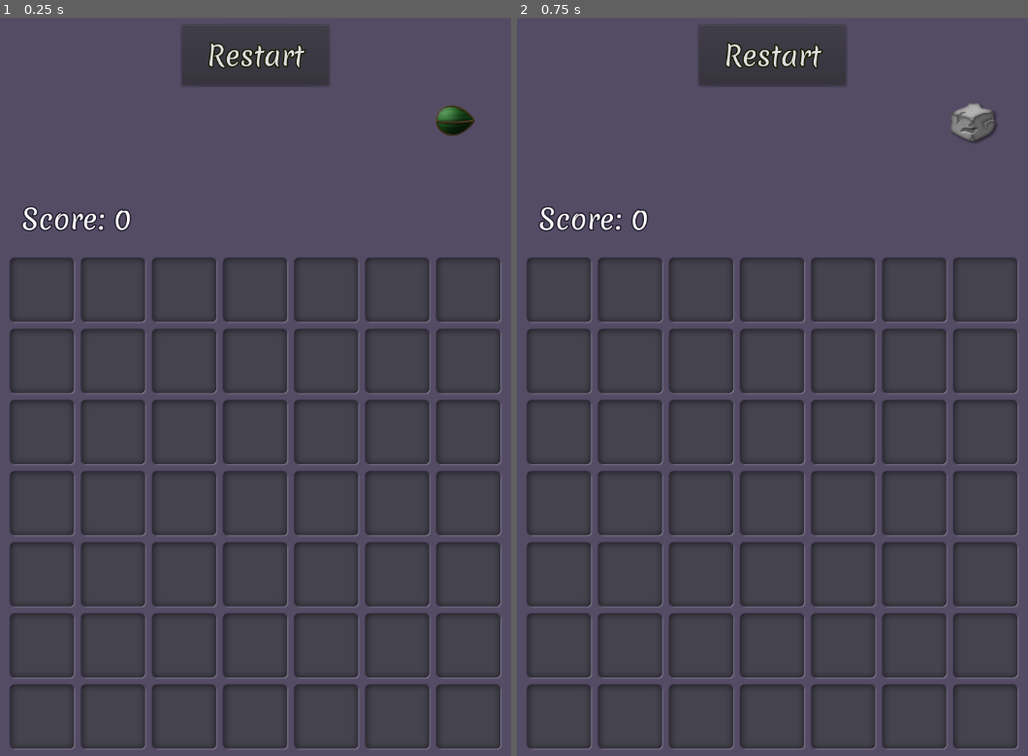
Above: before the commit, frames 1-2 (left to right).
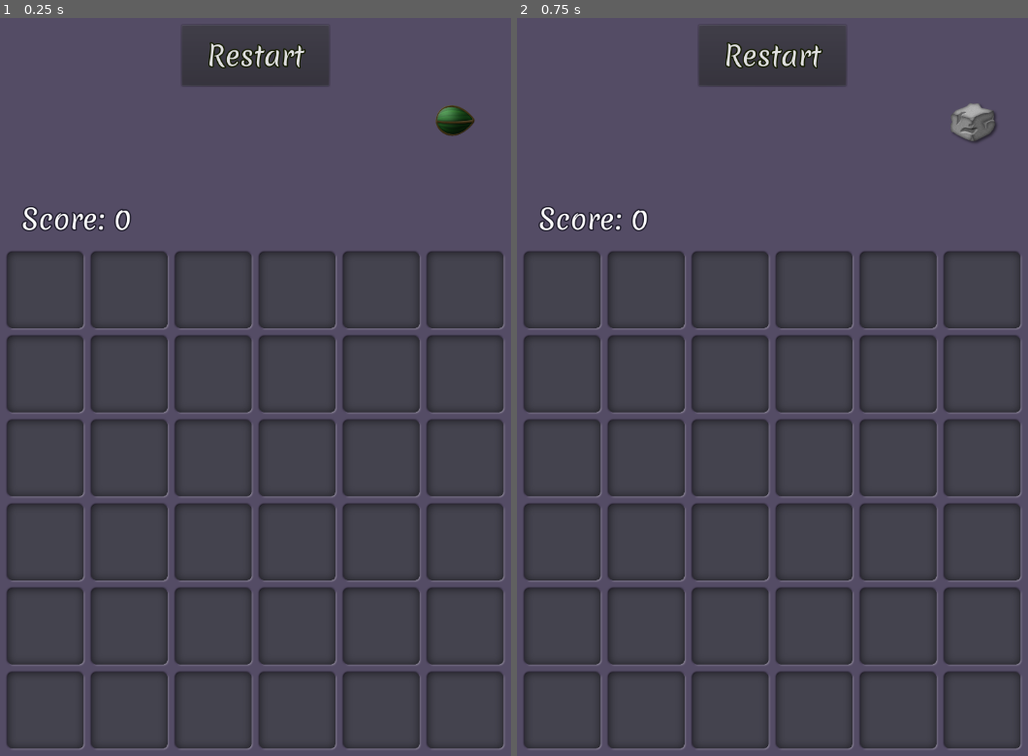
Above: after the commit, the same moments.

Repository: vibrunazo/godot-ttt
Game: Godot game, scene res://scenes/main.tscn
Two runs of this game, one before a commit and one after it. Both use one fixed random seed, a clock stepped at 60 frames per second and the inputs below.
Inputs:
- Up to frame 1 (0.25 s): no input
- Up to frame 2 (0.75 s): click "Restart" at 0.5 s

The runs differ from the first frame. In frame 1, 12% of the frame differs, in the area x 1-99%, y 31-100%; in frame 2, 12%.

Commit message:
reduced grid to 6x6

Diff:
--- a/scenes/grid.tscn
+++ b/scenes/grid.tscn
@@ -9,8 +9,7 @@
 
 [node name="UIFrame" type="Sprite" parent="."]
 modulate = Color( 1, 1, 1, 0.784314 )
-position = Vector2( 350, 250 )
-scale = Vector2( 0.5, 0.5 )
+scale = Vector2( 0.65, 0.65 )
 texture = ExtResource( 2 )
 script = ExtResource( 3 )
 
--- a/scenes/main.tscn
+++ b/scenes/main.tscn
@@ -40,10 +40,10 @@
 margin_right = 400.0
 
 [node name="grid" parent="Control" instance=ExtResource( 2 )]
-width = 7
-height = 7
-tile_size = Vector2( 100, 100 )
-start_pos = Vector2( 70, 60 )
+width = 6
+height = 6
+tile_size = Vector2( 120, 120 )
+start_pos = Vector2( 75, 60 )
 
 [node name="Score" type="Label" parent="Control"]
 margin_left = 38.0
--- a/scenes/tile.tscn
+++ b/scenes/tile.tscn
@@ -5,5 +5,5 @@
 [node name="tile" type="Node2D"]
 
 [node name="Sprite" type="Sprite" parent="."]
-scale = Vector2( 0.25, 0.25 )
+scale = Vector2( 0.3, 0.3 )
 texture = ExtResource( 1 )
